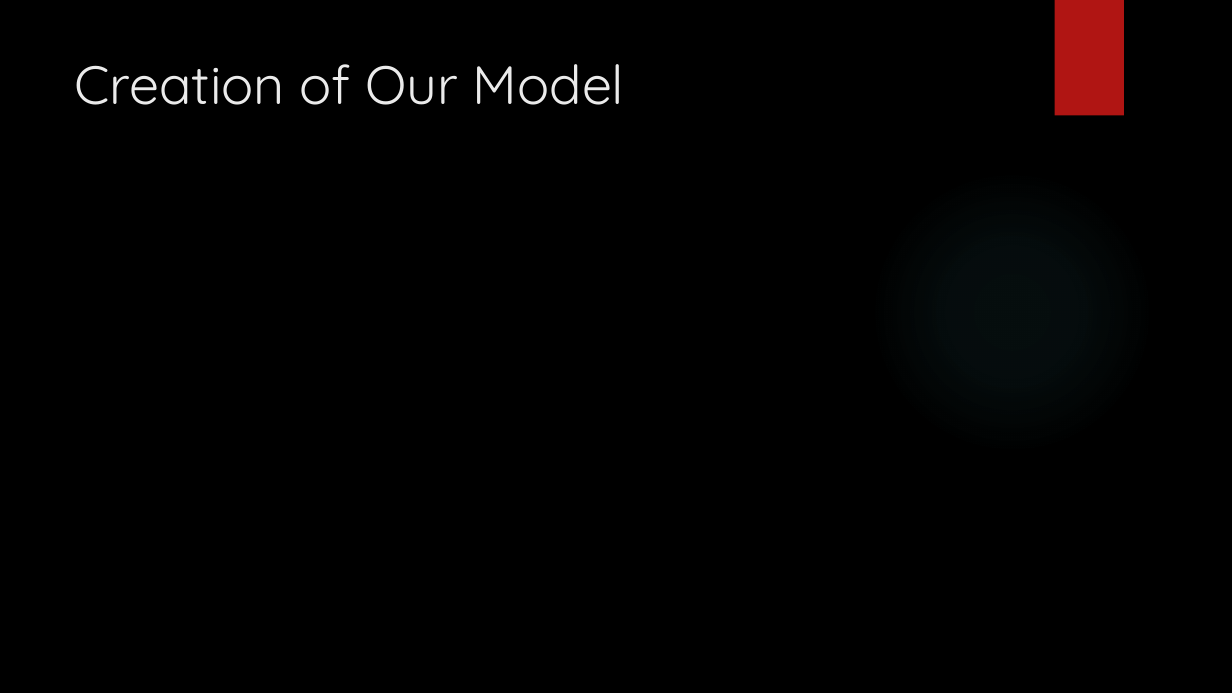
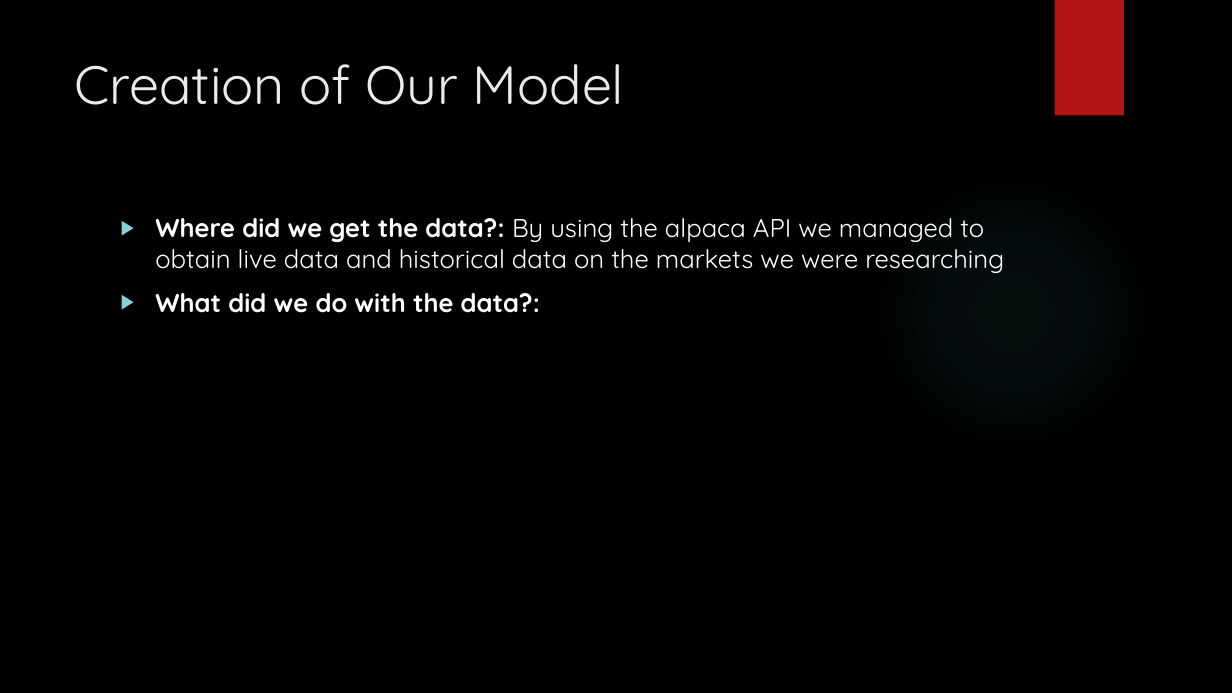
Before and after one commit to Damien-Nguyen/Analysis-of-Optimal-Investment-Portfolio, a slide deck: slide 4 of Stock Price Predictions & Analysis.pptx. Drawn at 1232x693 pixels with LibreOffice and Linux fonts; fonts in the diff are those of the drawing; background and template pictures are left out. Boxes give left, top, right and bottom in pixels: in the first picture for what was removed or moved away, otherwise in the second. Text is boxed around its words. In the diff, an @@ line names an element or a change of style, - is before the commit and + after.

```diff
--- a/Stock Price Predictions & Analysis.pptx
+++ b/Stock Price Predictions & Analysis.pptx
@@ text added at bbox=[155, 218, 1004, 313], 20 pt, text #FFFFFF @@
+▶ Where did we get the data?: By using the alpaca API we managed to obtain live data and historical data on the markets we were researching
+▶ What did we do with the data?:
```
Also in this commit, not shown: 4 slides added, 5 slides removed.
